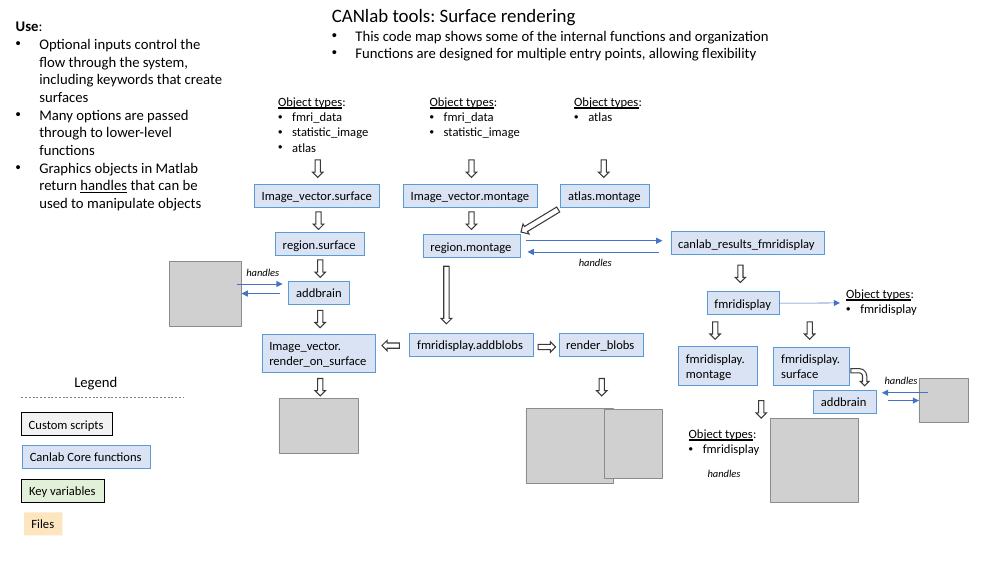
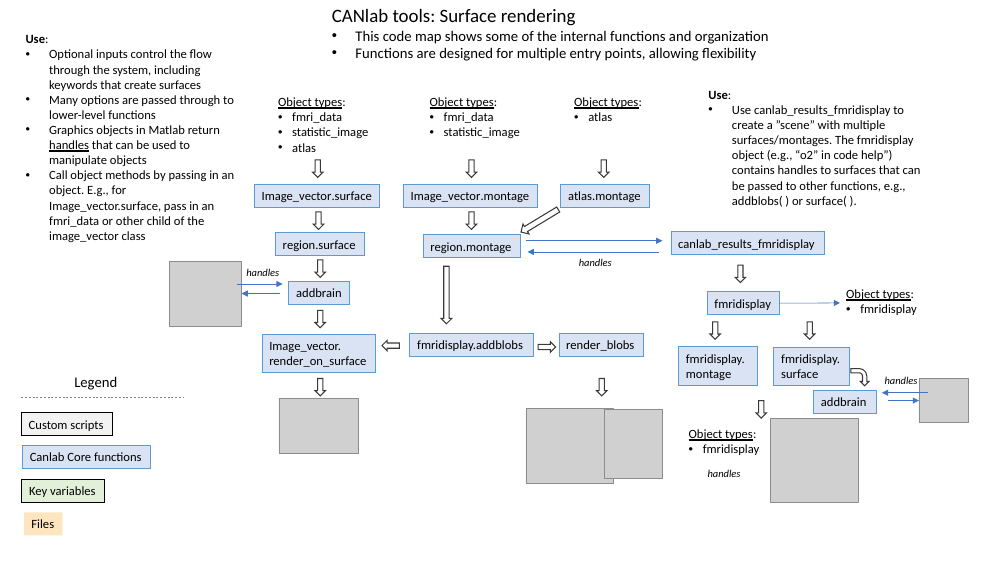
Before and after one commit to canlab/CANlab_help_examples, a slide deck: slide 2 of docs/CANlab_Code_Maps_Samples.pptx. Drawn at 1008x567 pixels with LibreOffice and Linux fonts; fonts in the diff are those of the drawing; grey boxes stand for pictures. Boxes give left, top, right and bottom in pixels: in the first picture for what was removed or moved away, otherwise in the second. Text is boxed around its words. In the diff, an @@ line names an element or a change of style, - is before the commit and + after.

Commit message:
work in progress - surface projection

```diff
--- a/docs/CANlab_Code_Maps_Samples.pptx
+++ b/docs/CANlab_Code_Maps_Samples.pptx
@@ text "Use:" moved from (x1=16, y1=21, x2=222, y2=211) to (x1=26, y1=34, x2=235, y2=242) @@
@@ text at (x1=26, y1=34, x2=234, y2=166): size 14 to 12 pt in "Use:", "Optional inputs control the flow through the ...", "Many options are passed through to lower-level ...", "Graphics objects in Matlab return handles that ..." @@
@@ text added at (x1=708, y1=90, x2=921, y2=207), 12 pt, text #000000 @@
+Use:
+• Use canlab_results_fmridisplay to create a ”scene” with multiple surfaces/montages. The fmridisplay object (e.g., “o2” in code help”) contains handles to surfaces that can be passed to other functions, e.g., addblobs( ) or surface( ).
@@ text at (x1=49, y1=170, x2=235, y2=242): paragraph added @@
+• Call object methods by passing in an object. E.g., for Image_vector.surface, pass in an fmri_data or other child of the image_vector class
```
Also in this commit, not shown: 4 other files.
